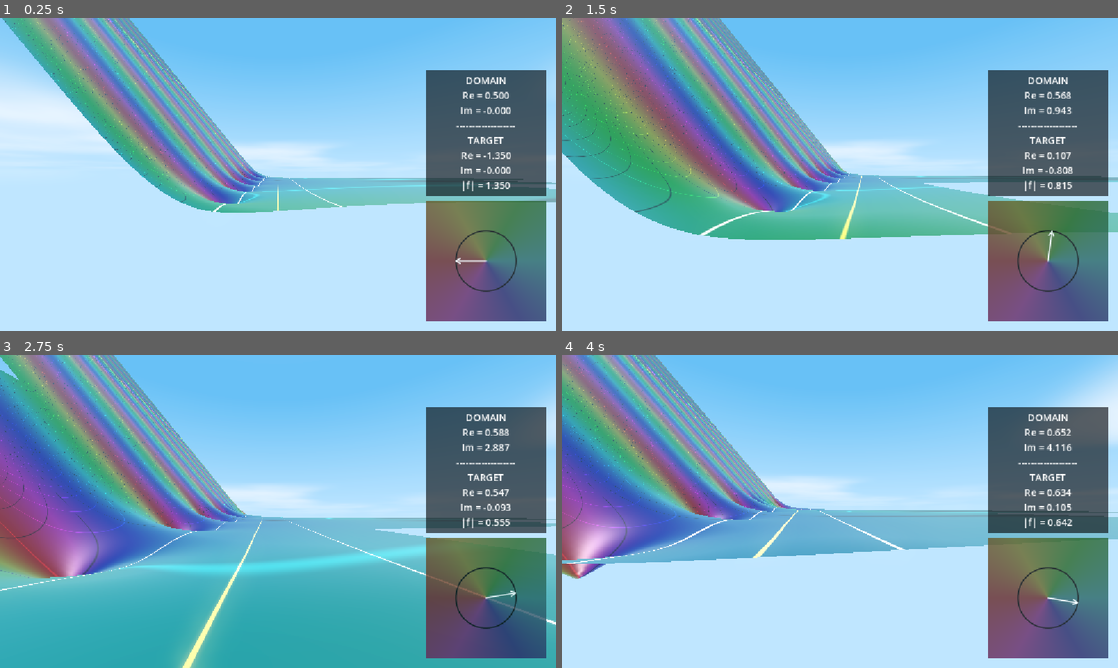
Above: before the commit, frames 1-4 (two rows, left to right).
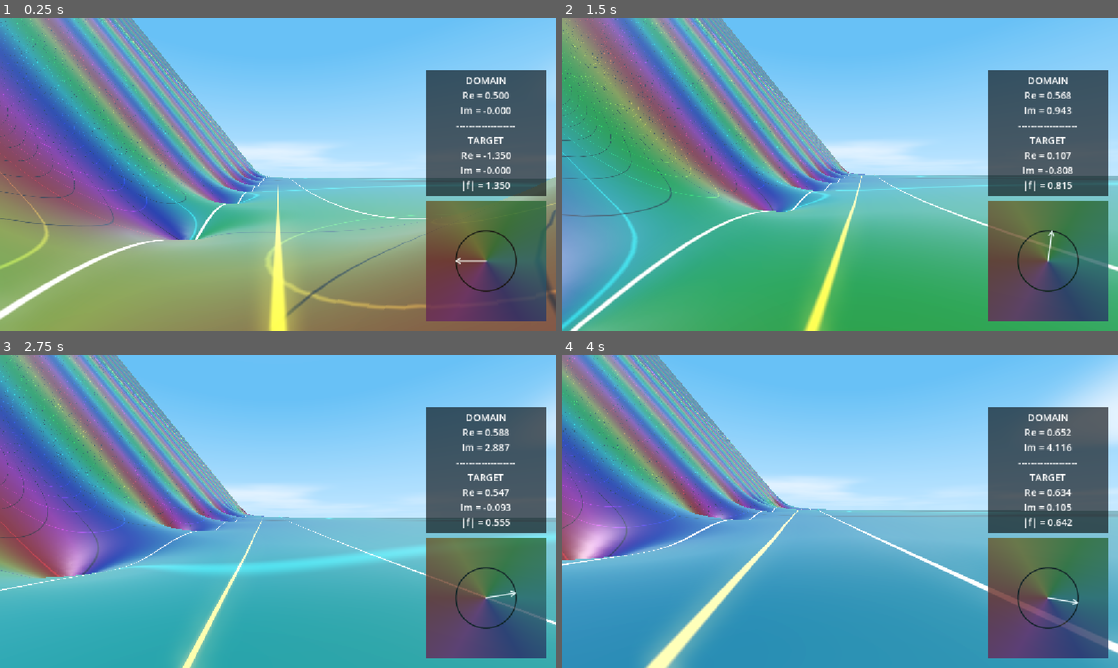
Above: after the commit, the same moments.

Repository: allanino/complex-functions-explorer
Game: Godot game, scene res://scenes/main.tscn
The game is run twice, just before and just after one commit, with the same random seed, the same clock (stepped at 60 frames per second) and the same inputs.
Inputs (mouse positions are in pixels of both pictures, inside the frame that each line leads up to):
- Up to frame 1 (0.25 s): no input
- Up to frame 2 (1.5 s): tap Enter at 0.5 s; move the mouse to (867, 174) at 0.52 s; hold W (move_forward) from 0.53 s (still down); tap G at 0.6 s; tap Space at 0.77 s; move the mouse to (812, 174) at 1.27 s; tap C at 1.35 s
- Up to frame 3 (2.75 s): keep holding W (move_forward); tap Space at 1.52 s; move the mouse to (289, 505) at 2.02 s; hold Shift from 2.03 s (still down)
- Up to frame 4 (4 s): keep holding W (move_forward); move the mouse to (834, 517) at 2.77 s; release Shift at 2.78 s; tap Ctrl at 2.85 s; tap Space at 3.02, 3.77 s; move the mouse to (878, 514) at 3.52 s; tap G at 3.6 s

The runs differ from the first frame. In frame 1, 49% of the frame differs, in the area x 0-100%, y 0-100%; in frame 2, 34%; in frame 3, 2.7%; in frame 4, 32%.

Commit message:
Increase chunk size

Diff:
--- a/scenes/chunk.tscn
+++ b/scenes/chunk.tscn
@@ -7,7 +7,7 @@
 shader = ExtResource("1_shader")
 
 [sub_resource type="PlaneMesh" id="PlaneMesh_1"]
-size = Vector2(32, 32)
+size = Vector2(64, 64)
 subdivide_depth = 128
 subdivide_width = 128
 
